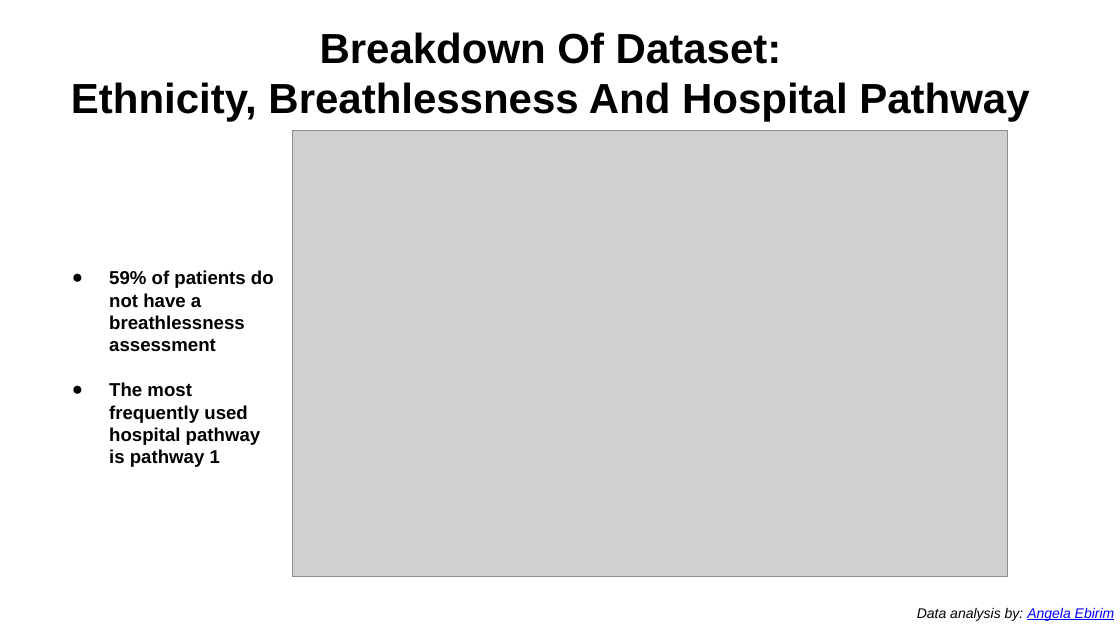
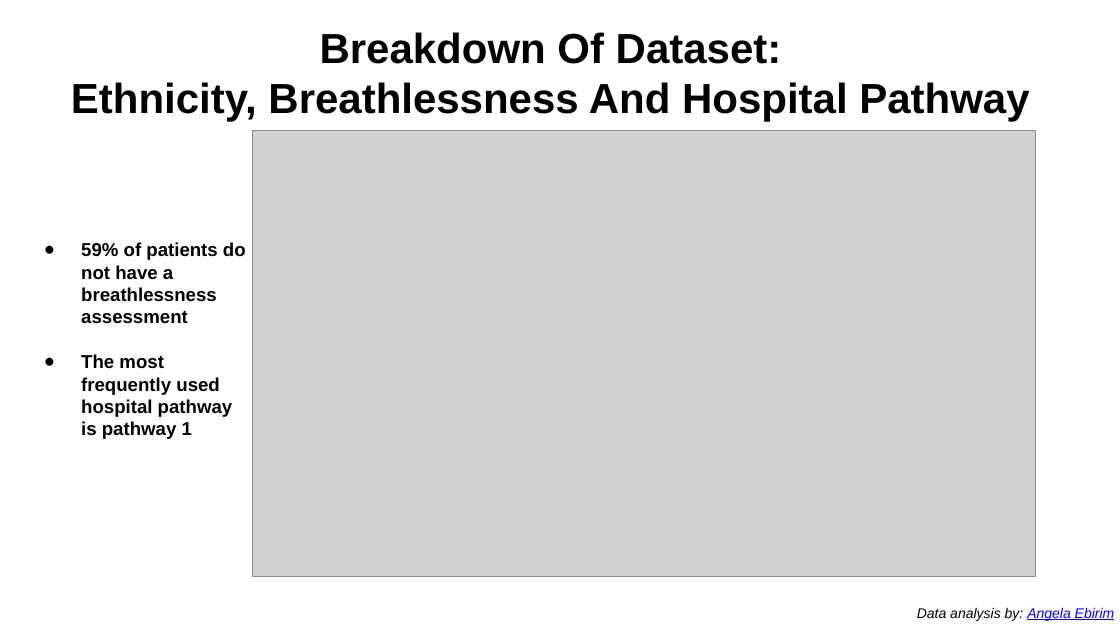
Before and after one commit to aebirim/THCHS-Covid-Audit, a slide deck: slide 10 of THCHS_Covid_Data_Audit1_slides.pptx. Drawn at 1120x630 pixels with LibreOffice and Linux fonts; fonts in the diff are those of the drawing; grey boxes stand for pictures. Boxes give left, top, right and bottom in pixels: in the first picture for what was removed or moved away, otherwise in the second. Text is boxed around its words. In the diff, an @@ line names an element or a change of style, - is before the commit and + after.

```diff
--- a/THCHS_Covid_Data_Audit1_slides.pptx
+++ b/THCHS_Covid_Data_Audit1_slides.pptx
@@ picture: place and size @@
-picture at bbox=[292, 131, 1008, 577]
+picture at bbox=[252, 131, 1035, 577]
@@ text "59% of patients do not ...": place and size @@
-text "59% of patients do not ..." at bbox=[109, 270, 274, 467]
+text "59% of patients do not ..." at bbox=[81, 242, 246, 439]
```
Also in this commit, not shown: 5 other slides changed, 2 other files.
